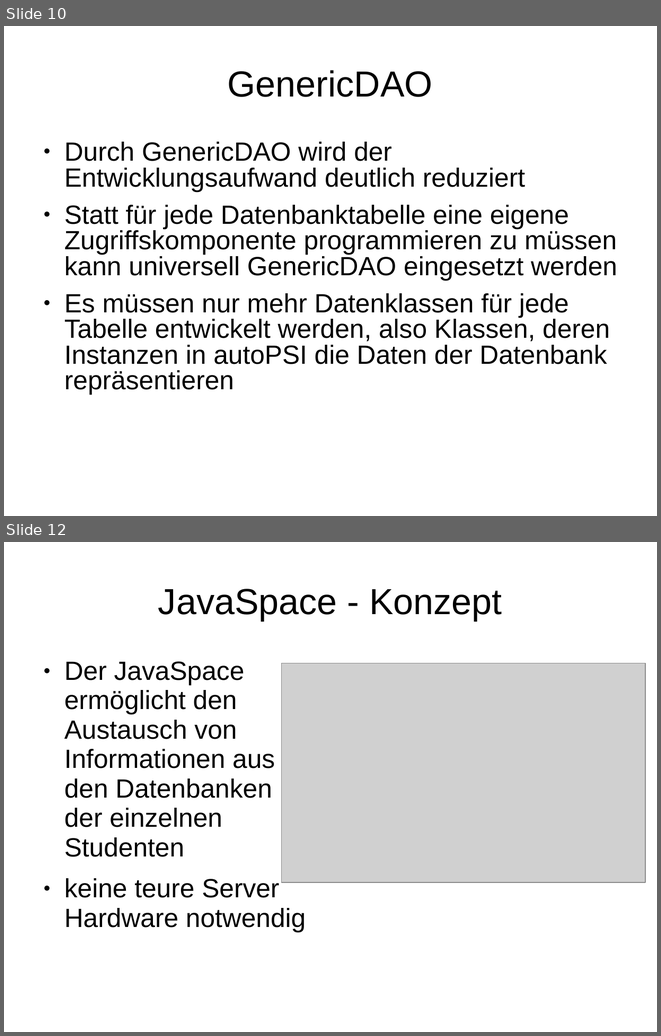
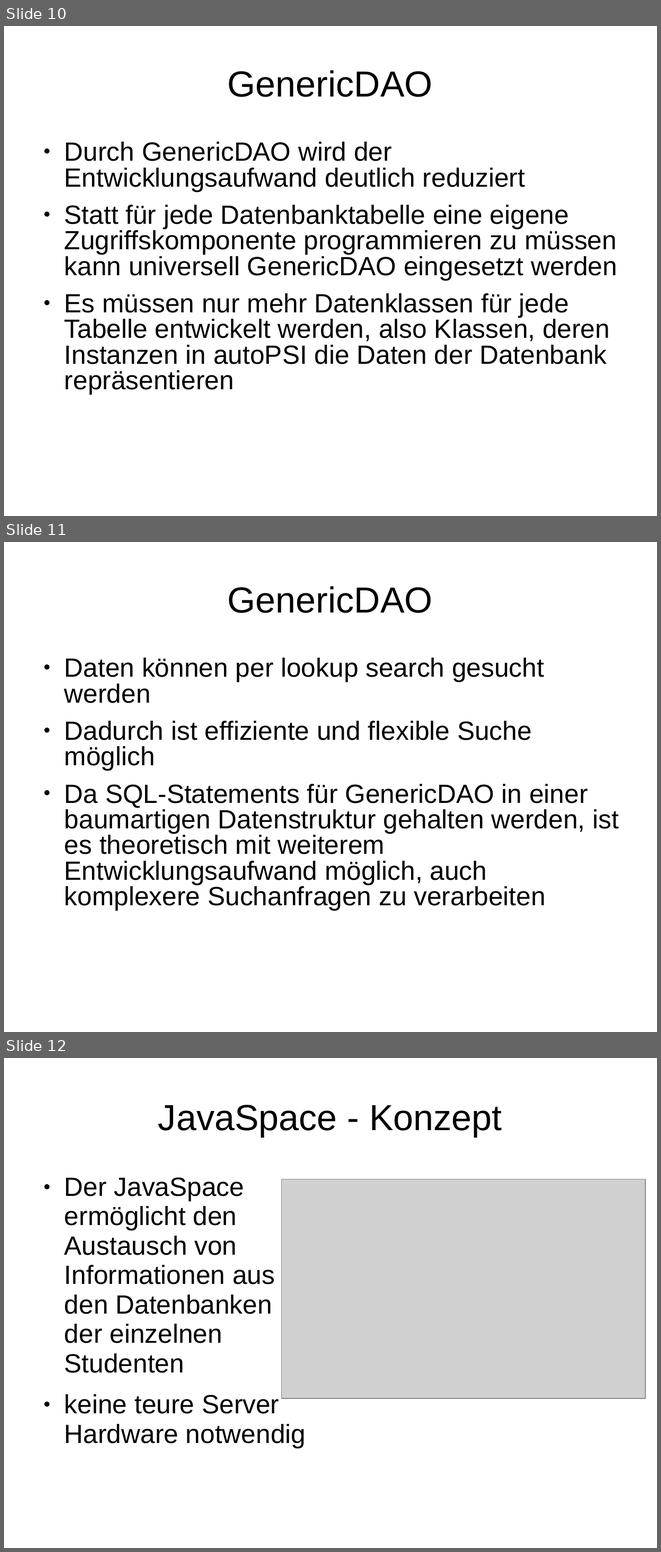
Before and after one commit to BackupTheBerlios/autopsi-svn, a slide deck: trunk/org/mr2/präsentation.ppt. Shown one above the other, each under a label of ours: slides 10 and 12 before the commit, slides 10, 11 and 12 after it; the slides between them are not shown. The pictures are 661x1036 and 661x1552 pixels, drawn with LibreOffice and Linux fonts; fonts in the diff are those of the drawing; grey boxes stand for pictures; background and template pictures are left out. Boxes give left, top, right and bottom in pixels: in the first picture for what was removed or moved away, otherwise in the second. Text is boxed around its words. In the diff, an @@ line names an element or a change of style, - is before the commit and + after.

```diff
--- a/trunk/org/mr2/präsentation.ppt
+++ b/trunk/org/mr2/präsentation.ppt
@@ slide 11 added at [4,542,657,1032], background #FFFFFF @@
@@ title added at [228,586,433,613], 44 pt, text #000000 @@
+GenericDAO
@@ text added at [64,658,619,910], 32 pt, text #000000 @@
+● Daten können per lookup search gesucht werden
+● Dadurch ist effiziente und flexible Suche möglich
+● Da SQL-Statements für GenericDAO in einer baumartigen Datenstruktur gehalten werden, ist es theoretisch mit weiterem Entwicklungsaufwand möglich, auch komplexere Suchanfragen zu verarbeiten
```
Also in this commit, not shown: 2 slides changed, 1 slide removed.
